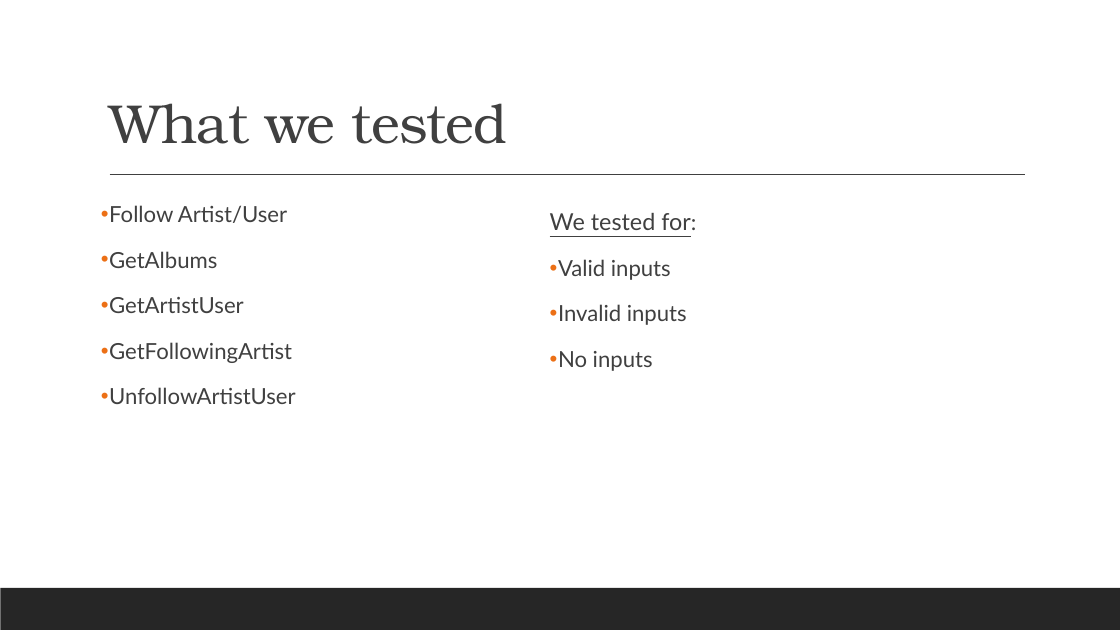
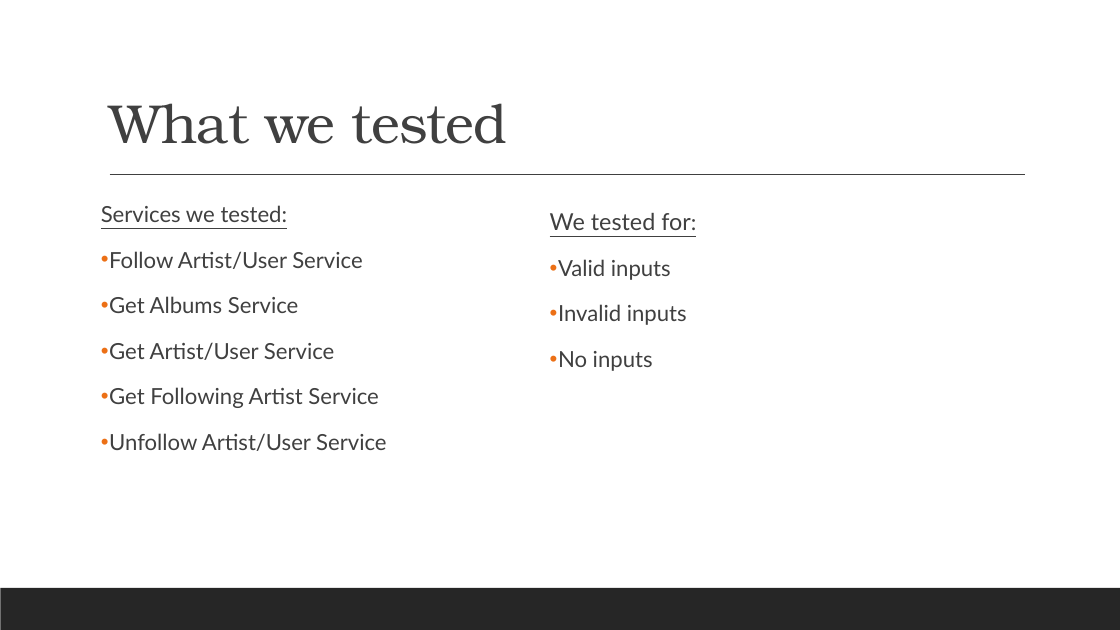
Before and after one commit to UzairMK/API-Testing-Mini-Project, a slide deck: slide 3 of Spotify API Testing.pptx. Drawn at 1120x630 pixels with LibreOffice and Linux fonts; fonts in the diff are those of the drawing. Boxes give left, top, right and bottom in pixels: in the first picture for what was removed or moved away, otherwise in the second. Text is boxed around its words. In the diff, an @@ line names an element or a change of style, - is before the commit and + after.

Commit message:
Changes to testing slides

```diff
--- a/Spotify API Testing.pptx
+++ b/Spotify API Testing.pptx
@@ text at [101,205,386,451]: text changed @@
-• Follow Artist/User
-• GetAlbums
-• GetArtistUser
-• GetFollowingArtist
-• UnfollowArtistUser
+Services we tested:
+• Follow Artist/User Service
+• Get Albums Service
+• Get Artist/User Service
+• Get Following Artist Service
+• Unfollow Artist/User Service
```
